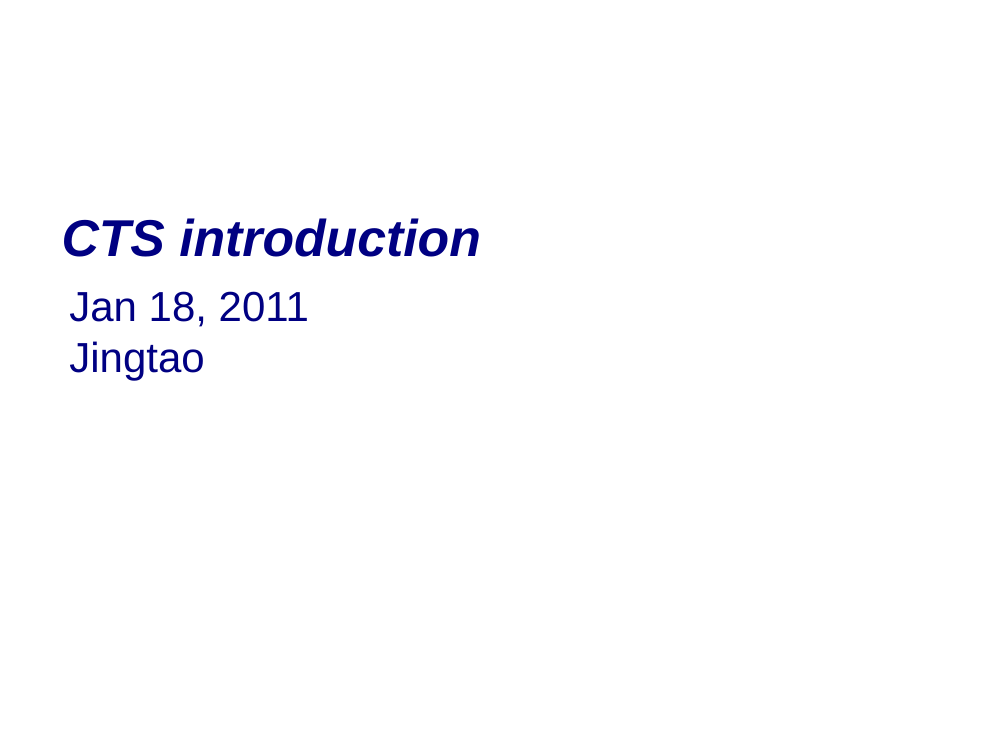
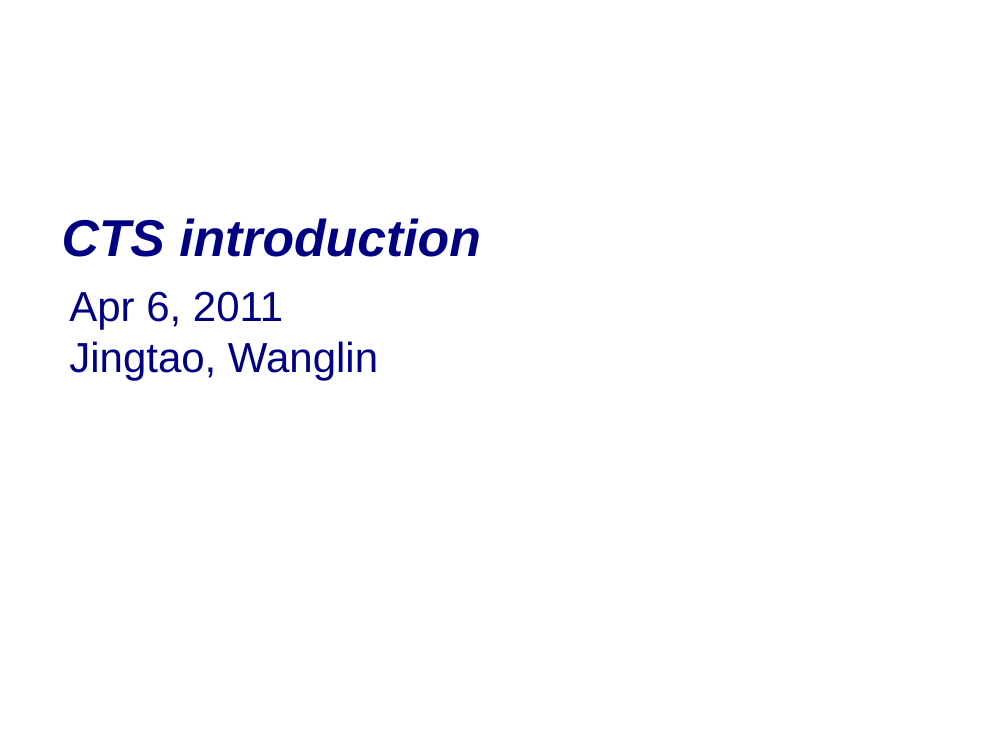
Before and after one commit to widerules/system-information, a slide deck: slide 1 of cts/CTS-training.ppt. Drawn at 1008x756 pixels with LibreOffice and Linux fonts; fonts in the diff are those of the drawing; background and template pictures are left out. Boxes give left, top, right and bottom in pixels: in the first picture for what was removed or moved away, otherwise in the second. Text is boxed around its words. In the diff, an @@ line names an element or a change of style, - is before the commit and + after.

Commit message:
jingtao: update slides

```diff
--- a/cts/CTS-training.ppt
+++ b/cts/CTS-training.ppt
@@ text at box(69, 291, 378, 380): text changed @@
-Jan 18, 2011
-Jingtao
+Apr 6, 2011
+Jingtao, Wanglin
```
Also in this commit, not shown: 41 other slides changed, 2 slides added, 1 other file.
